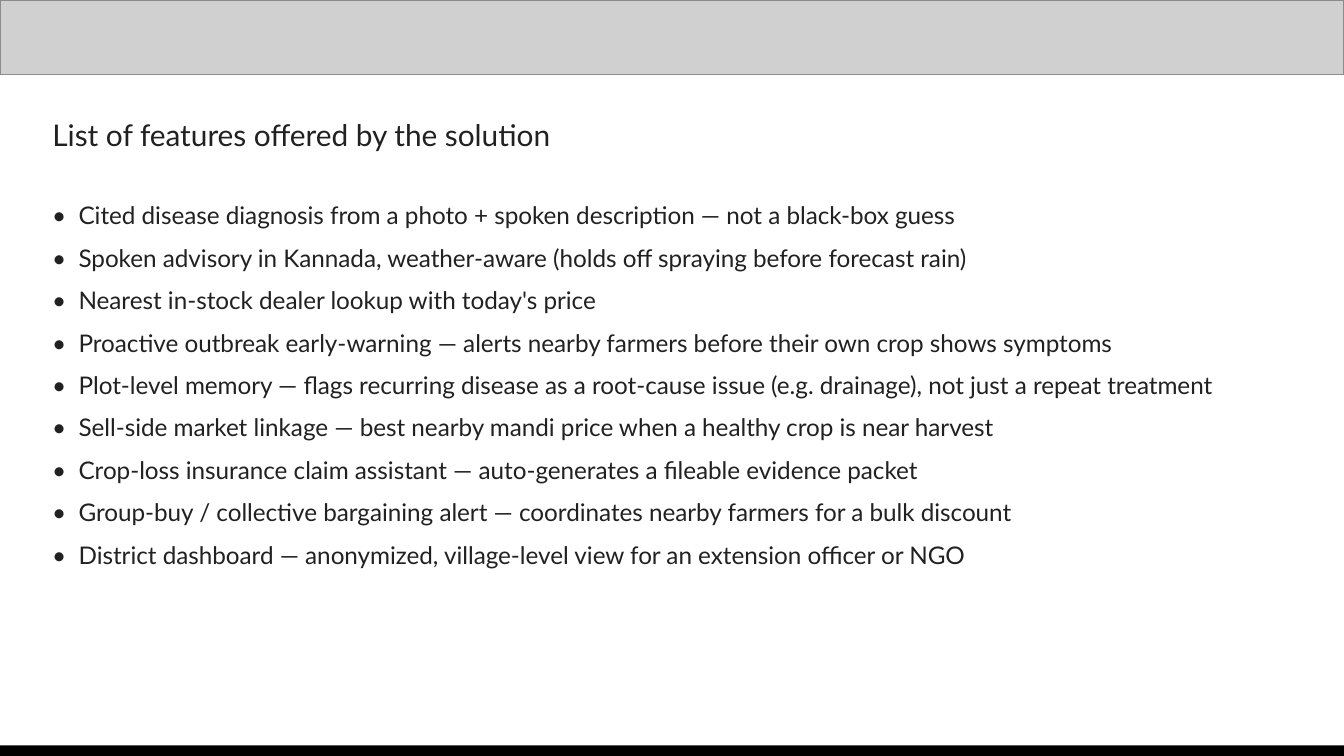
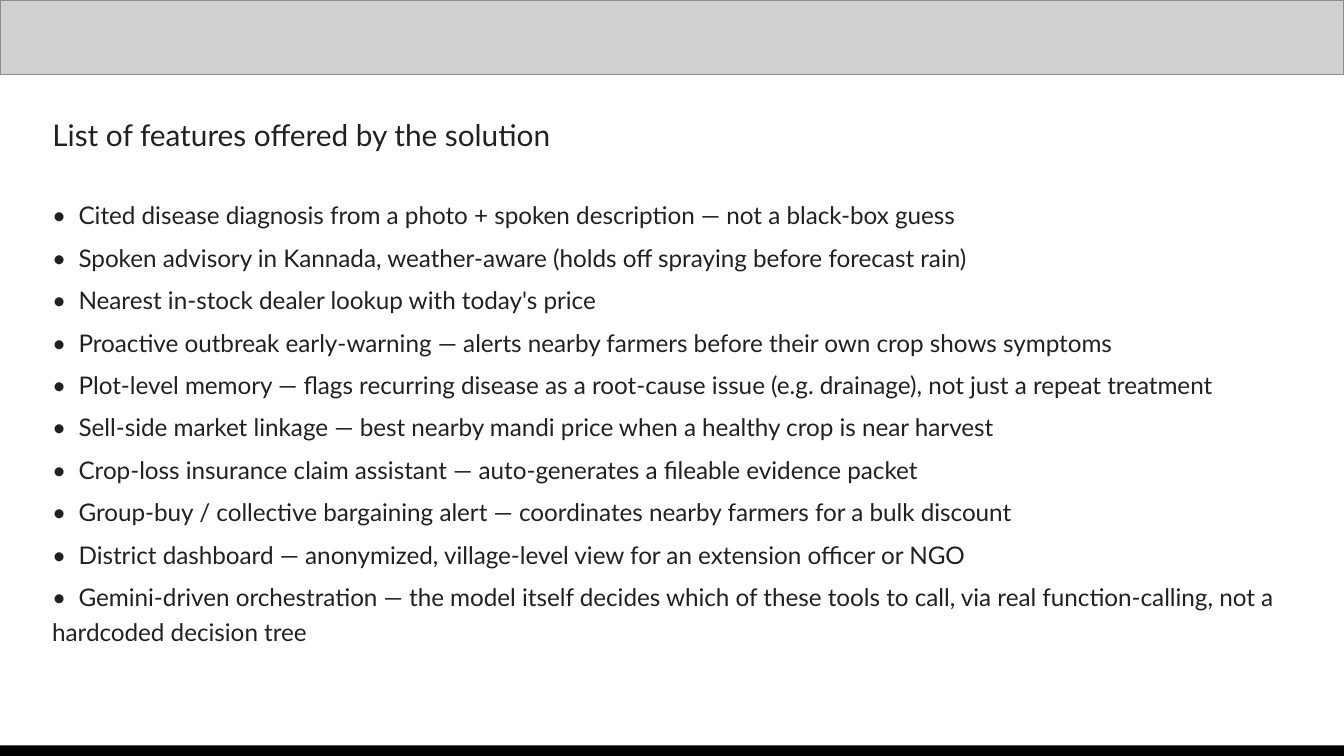
Before and after one commit to Kavitacs08/kisan-mitra, a slide deck: slide 5 of docs/Kisan_Mitra_Submission.pptx. Drawn at 1344x756 pixels with LibreOffice and Linux fonts; fonts in the diff are those of the drawing; grey boxes stand for pictures. Boxes give left, top, right and bottom in pixels: in the first picture for what was removed or moved away, otherwise in the second. Text is boxed around its words. In the diff, an @@ line names an element or a change of style, - is before the commit and + after.

Commit message:
Update submission deck to match the real client-only, Gemini-orchestrated app
The deck was stale from before the client-only migration and the Gemini
function-calling orchestration -- it described Cloud Run, Vertex AI
Search, Firestore, and Cloud Translation/TTS, none of which the deployed
app actually uses, and never mentioned the real Gemini integration at all.

Rewrites: process flow, architecture, technologies, cost (now genuinely
$0), and performance slides to describe the actual deployed stack.
Fills in the GitHub repo and live product links (previously placeholders).
Performance numbers are freshly measured in-browser against the real
deployed site, not invented.

```diff
--- a/docs/Kisan_Mitra_Submission.pptx
+++ b/docs/Kisan_Mitra_Submission.pptx
@@ text at (52,588,1273,641): paragraph added @@
+• Gemini-driven orchestration — the model itself decides which of these tools to call, via real function-calling, not a hardcoded decision tree
```
Also in this commit, not shown: 7 other slides changed, 2 other files.
